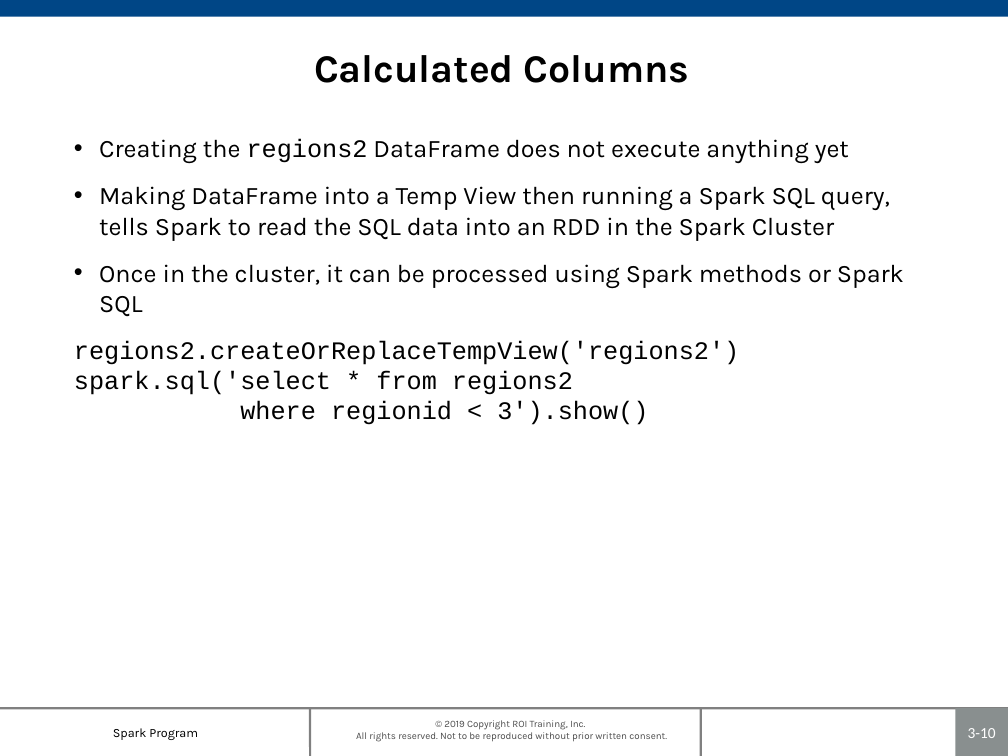
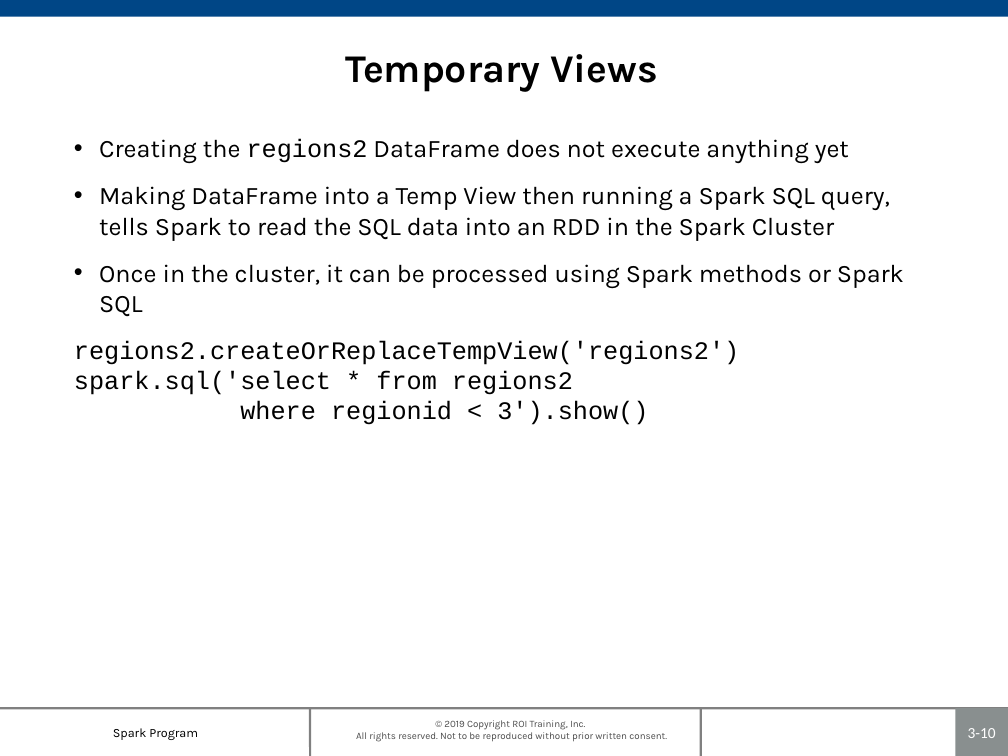
Before and after one commit to roitraining/SparkProgram, a slide deck: slide 10 of Day3/Day3_SparkSQL.pptx. Drawn at 1008x756 pixels with LibreOffice and Linux fonts; fonts in the diff are those of the drawing; background and template pictures are left out. Boxes give left, top, right and bottom in pixels: in the first picture for what was removed or moved away, otherwise in the second. Text is boxed around its words. In the diff, an @@ line names an element or a change of style, - is before the commit and + after.

```diff
--- a/Day3/Day3_SparkSQL.pptx
+++ b/Day3/Day3_SparkSQL.pptx
@@ title at <box>346,54,657,92</box>: text changed @@
-Calculated Columns
+Temporary Views
```
Also in this commit, not shown: 1 other slide changed, 1 slide removed, 1 other file.
